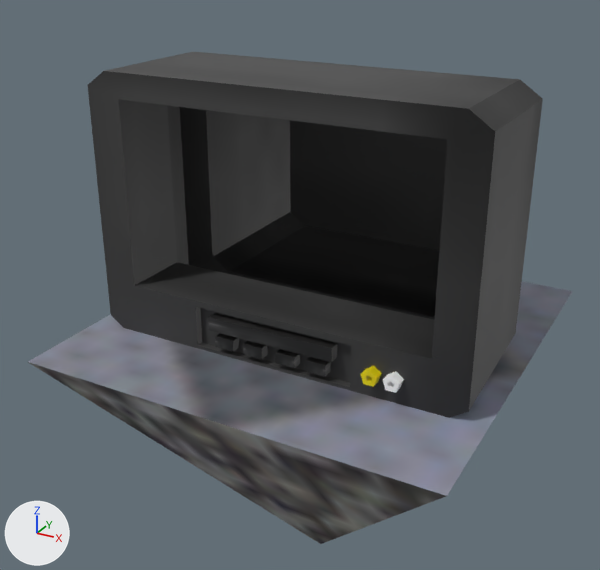
A saved change to the glTF model models/tv.gltf.
Before and after are seen from a 50 mm camera at (10.33, 14.96, 16.11) aimed at (-0.87, 35.33, 5.92). Lighting does not change. The marker at lower left points along +X, +Y and +Z. Where no turn or scale is listed for an object, it has been applied to the vertices.
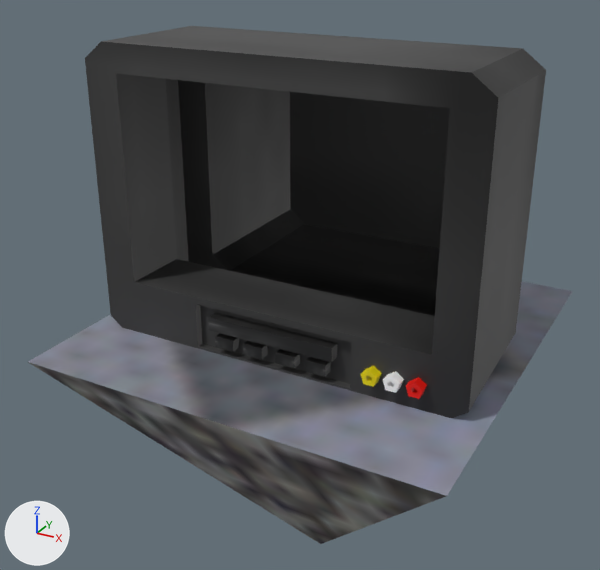
The newer file is also turned or shifted as a whole; pictures and numbers use the older file's frame.

Location of each change, [x1, y1, x2, y2] in pixels of the pictures (600 x 570 px):
'Cube.006', moved, rescaled (7% taller)
    before: [88, 52, 543, 418]
    after: [85, 26, 546, 418]
'Cylinder.012', added
    after: [406, 377, 427, 399]

The change in detail:
Material 'tv red' (mat_tv_red) is new.
Its base color is (0.8, 0.00507, 0.0) (red #e71000).
Mesh me_cylinder_015 is new.
It has 20 vertices, 36 faces and spans x -0.23..0.23, y -0.242..0.242, z -0.196..0.242.
It uses material mat_tv_red (red #e71000).
Object 'Cube.006' (ob_cube_006) moves from (0.0, 34.07, 8.61) to (0.0, 34.07, 8.96).
Object 'Cube.006' (ob_cube_006) is rescaled from (5.59, 2.0, 3.85) to (5.59, 2.0, 4.25).
Object 'Cylinder.012' (ob_cylinder_012) is new; it shows me_cylinder_015.
Its location is (4.27, 32.02, 5.54).
